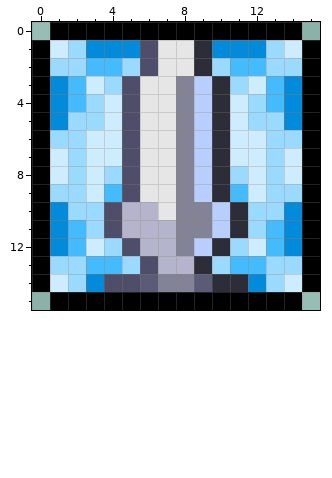
Pixel-art sprite -- Buffs/SwordMinionBuff.png. The picture above was drawn from the file before the commit.
The file is 32x32 pixels, drawn in blocks of 2x2; one block is one cell here.
After:
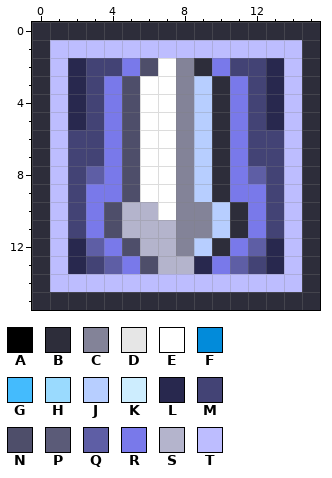
Palette (. is transparent): A #000000  B #2d2d3a  C #838398  D #e6e6e6  E #ffffff  F #028bda  G #44bbfd  H #9adafe  J #b7ceff  K #cdedfe  L #28284e  M #434375  N #4e4e6a  P #5b5b78  Q #5e5ea5  R #7979ea  S #b4b4cc  T #bdbdff
From old to new:
Changed rows in their new state; - is an unchanged pixel.
first column x 0:
 0 BBBBBBBBBBBBBBBB
 1 BTTTTTTTTTTTTTTB
 2 BTLMMR-EC-RMMLTB
 3 BTLMR-EE---RMLTB
 4 BTLMR-EE---RMLTB
 5 BTLMR-EE---RMLTB
 6 BTMMR-EE---RMMTB
 7 BTMMR-EE---RMMTB
 8 BTMQR-EE---RQMTB
 9 BTMRR-EE---RRMTB
10 BTMR---E----RMTB
11 BTMR--------RMTB
12 BTLQR------RQLTB
13 BTLMQR---LRQMLTB
14 BTTTTTTTTTTTTTTB
15 BBBBBBBBBBBBBBBB
Where, in picture pixels (left, top, right, bottom), the same in both pictures:
changed: (32, 22, 320, 310)
